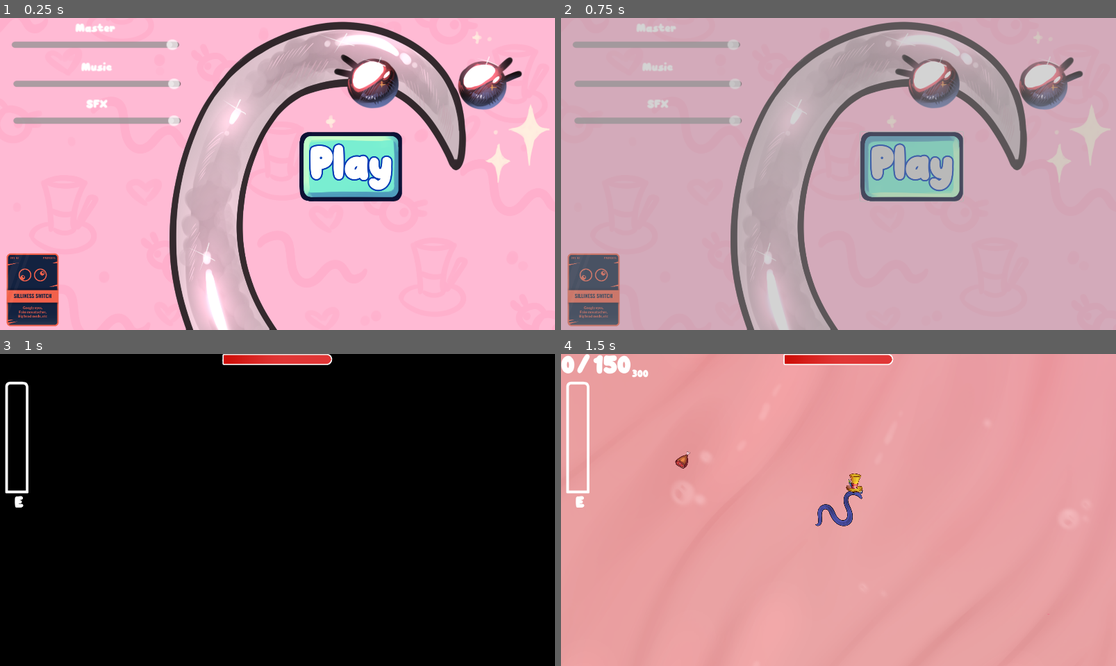
Above: before the commit, frames 1-4 (two rows, left to right).
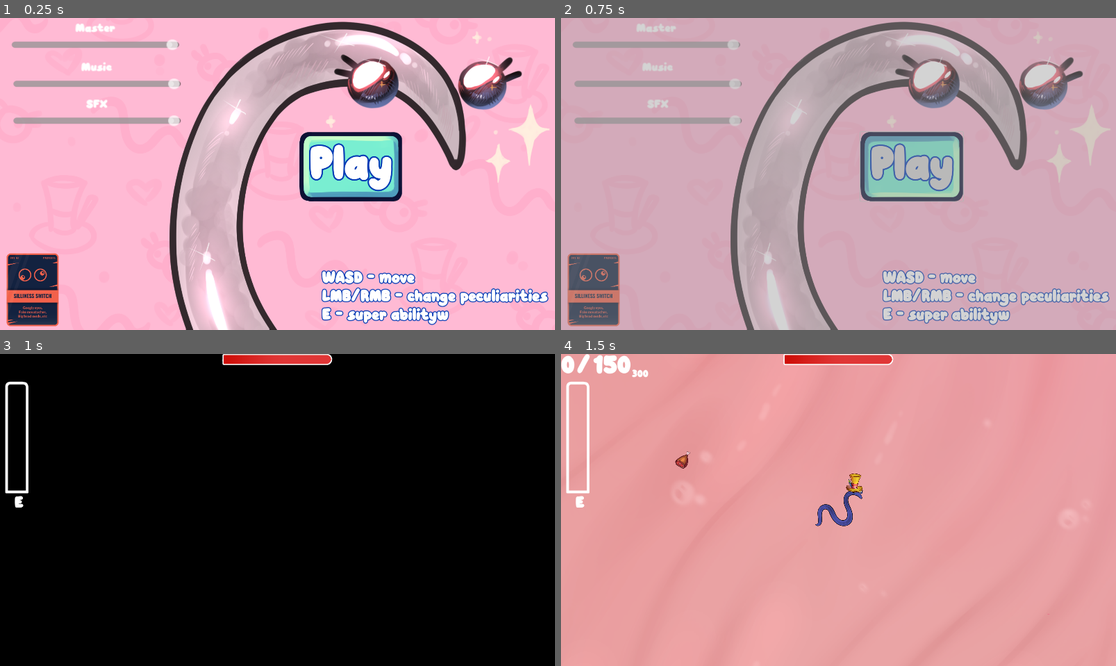
Above: after the commit, the same moments.

Repository: Arsen-PhylJoy/Godot-Wild-Jam-67-AY
Game: Godot game, scene res://levels/game/main_menu.tscn
Same seed, same stepped clock (60 frames per second), same inputs: the game is played once before the commit and once after it.
Inputs:
- Up to frame 1 (0.25 s): no input
- Up to frame 2 (0.75 s): click "Play" at 0.5 s
- Up to frame 3 (1 s): no input
- Up to frame 4 (1.5 s): hold D (Move_Right) from 1.28 s (still down); tap E (ability_use) at 1.35 s

The runs differ from the first frame. In frame 1, 2.7% of the frame differs, in the area x 57-99%, y 80-99%; in frame 2, 2.6%; in frame 3, nothing differs; in frame 4, nothing differs.

Commit message:
Fix power)uo sound played infinity and fix multi call of load_level function

Diff:
--- a/levels/game/game_level.gd
+++ b/levels/game/game_level.gd
@@ -9,7 +9,7 @@
 @onready var _score_ui: ScoreUI = %ScoreUI
 @onready var food_spawners_collection: Node = %FoodSpawners
 @onready var _player_ref: Player = %Player
-
+var _is_win: bool = false
 var _current_limit : int = limits[0]:
 	set(value):
 		current_limit_changed.emit(value)
@@ -34,22 +34,24 @@
 			food.global_position =  i.global_position
 
 func _update_current_points(_value: int)->void:
-	if(_index_of_current_limit+2 > limits.size() and Score.score >= _current_limit ):
-		LevelManager.load_level("res://levels/game/win_window.tscn")
-	elif(_index_of_current_limit+3 > limits.size() and Score.score >= _current_limit ):
-		_current_limit = limits[_index_of_current_limit+1]
-		_next_limit = 0
-		_score_ui.set_limits(_current_limit,_next_limit)
-		_index_of_current_limit+=1
-		Score.score = 0
-		_player_ref.show_parasite()
-	elif( Score.score >= _current_limit):
-		_current_limit = limits[_index_of_current_limit+1]
-		_next_limit = limits[_index_of_current_limit+2]
-		_score_ui.set_limits(_current_limit,_next_limit)
-		_index_of_current_limit+=1
-		Score.score = 0
-		_player_ref.show_parasite()
+	if(_is_win == false):
+		if(_index_of_current_limit+2 > limits.size() and Score.score >= _current_limit ):
+			LevelManager.load_level("res://levels/game/win_window.tscn")
+			_is_win = true
+		elif(_index_of_current_limit+3 > limits.size() and Score.score >= _current_limit ):
+			_current_limit = limits[_index_of_current_limit+1]
+			_next_limit = 0
+			_score_ui.set_limits(_current_limit,_next_limit)
+			_index_of_current_limit+=1
+			Score.score = 0
+			_player_ref.show_parasite()
+		elif( Score.score >= _current_limit):
+			_current_limit = limits[_index_of_current_limit+1]
+			_next_limit = limits[_index_of_current_limit+2]
+			_score_ui.set_limits(_current_limit,_next_limit)
+			_index_of_current_limit+=1
+			Score.score = 0
+			_player_ref.show_parasite()
 
 func _on_exit()->void:
 	GigaSoundManager.music.stop()
--- a/levels/game/main_menu.tscn
+++ b/levels/game/main_menu.tscn
@@ -97,3 +97,16 @@
 grow_vertical = 1
 scale = Vector2(2.89224, 2.60439)
 metadata/_edit_use_anchors_ = true
+
+[node name="Label" type="Label" parent="CanvasLayer/Wrapper"]
+layout_mode = 0
+offset_left = 1114.0
+offset_top = 872.0
+offset_right = 1895.0
+offset_bottom = 1061.0
+theme_override_colors/font_outline_color = Color(0.0196078, 0.235294, 0.713726, 1)
+theme_override_constants/outline_size = 12
+theme_override_font_sizes/font_size = 60
+text = "WASD - move
+LMB/RMB - change peculiarities
+E - super abilityw"
--- /dev/null
+++ b/levels/game/prehistory.gd
@@ -0,0 +1 @@
+extends Node
--- /dev/null
+++ b/levels/game/prehistory.tscn
@@ -0,0 +1,3 @@
+[gd_scene format=3 uid="uid://clm0k3lsahpcg"]
+
+[node name="Prehistory" type="Node"]
--- a/scenes/player/player.gd
+++ b/scenes/player/player.gd
@@ -119,6 +119,7 @@
 	_player_sprite.modulate = Color.GOLD
 	_speed*=3
 	await get_tree().create_timer(3.0).timeout
+	GigaSoundManager.power_up.stop()
 	_speed = export_speed
 	_is_invulnerable = false
 	if(peculiarities.silliness == peculiarities.ESilliness.HAT):
